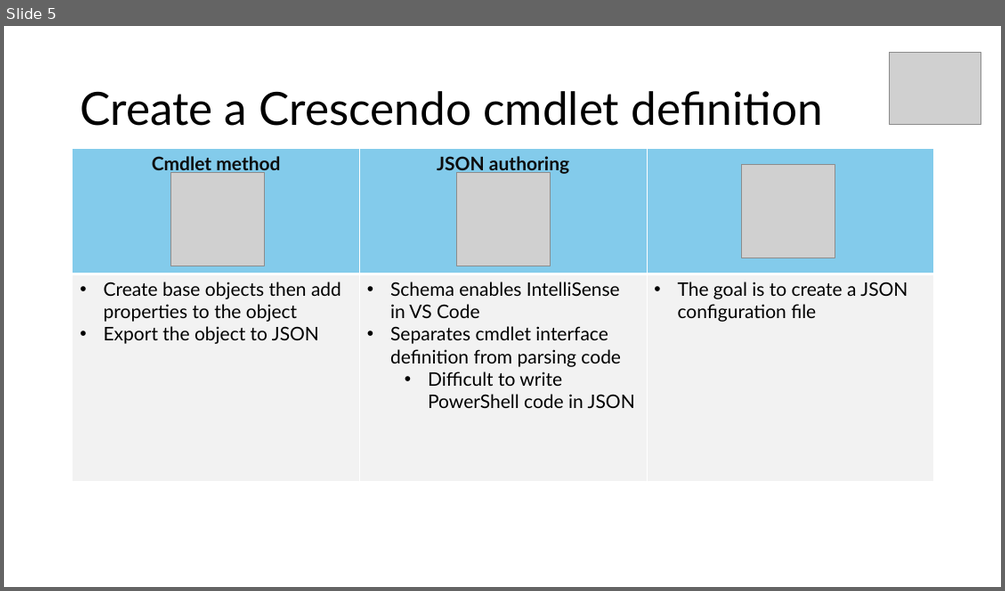
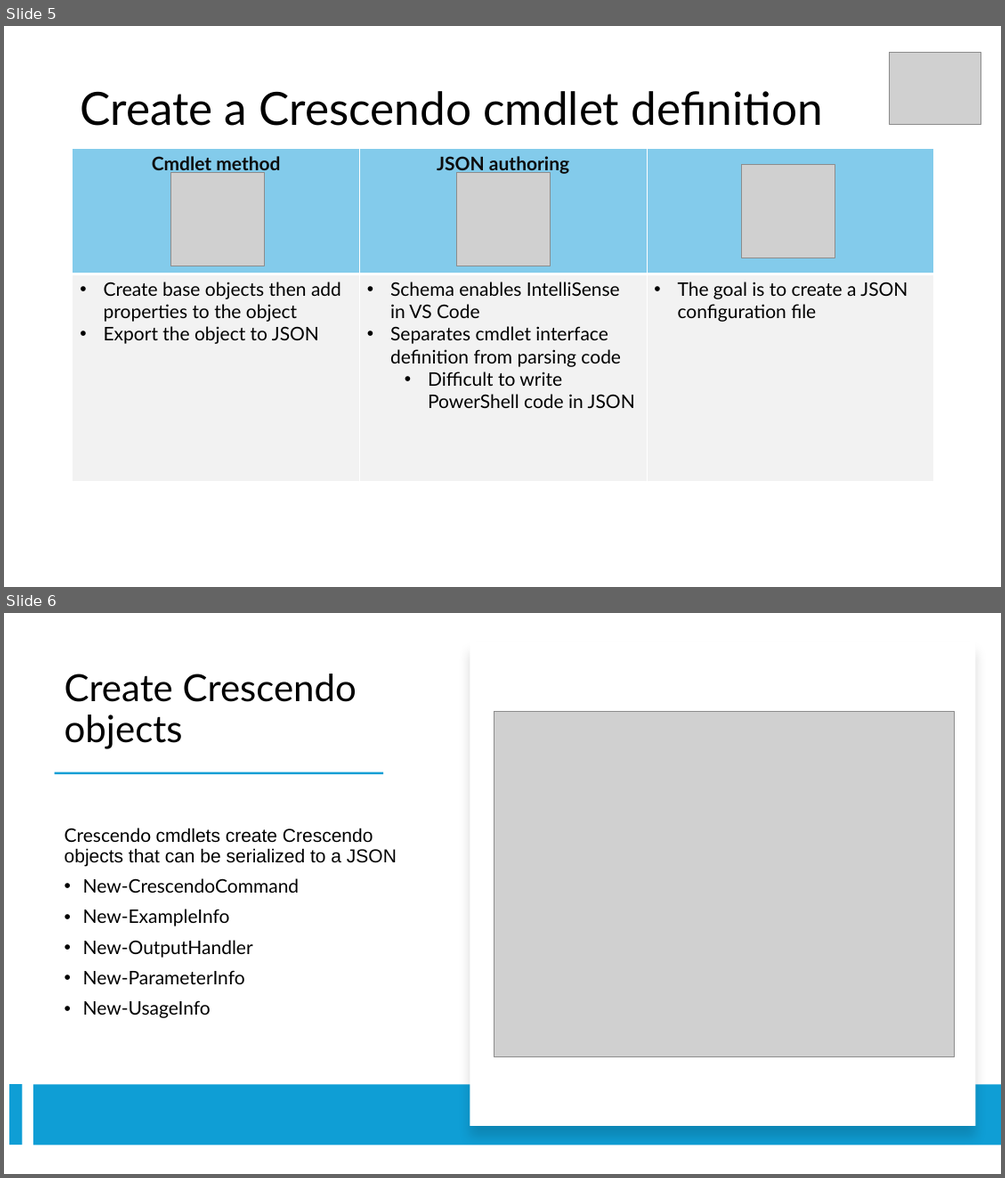
Before and after one commit to sdwheeler/seanonit, a slide deck: pptfiles/CrescendoV2.pptx. Shown one above the other, each under a label of ours: slide 5 before the commit, slides 5 and 6 after it. The pictures are 1005x591 and 1005x1178 pixels, drawn with LibreOffice and Linux fonts; fonts in the diff are those of the drawing; grey boxes stand for pictures. Boxes give left, top, right and bottom in pixels: in the first picture for what was removed or moved away, otherwise in the second. Text is boxed around its words. In the diff, an @@ line names an element or a change of style, - is before the commit and + after.

Commit message:
Update Crescendo presentation

```diff
--- a/pptfiles/CrescendoV2.pptx
+++ b/pptfiles/CrescendoV2.pptx
@@ slide 6 added at [4, 613, 1001, 1174], background #FFFFFF @@
@@ rectangle added at [469, 642, 975, 1126], fill #FFFFFF @@
@@ title added at [65, 674, 356, 749], 36 pt, text #000000 @@
+Create Crescendo objects
@@ picture added at [494, 711, 954, 1056] @@
@@ rectangle added at [54, 772, 383, 774], fill #0F9ED5 @@
@@ text added at [65, 827, 396, 1018], 18 pt, text #000000 @@
+Crescendo cmdlets create Crescendo objects that can be serialized to a JSON
+• New-CrescendoCommand
+• New-ExampleInfo
+• New-OutputHandler
+• New-ParameterInfo
+• New-UsageInfo
@@ rectangle added at [9, 1084, 22, 1144], fill #0F9ED5 @@
@@ rectangle added at [33, 1085, 1001, 1145], fill #0F9ED5 @@
```
Also in this commit, not shown: 6 slides changed, 1 other slide added, 1 slide removed, 43 other files.
